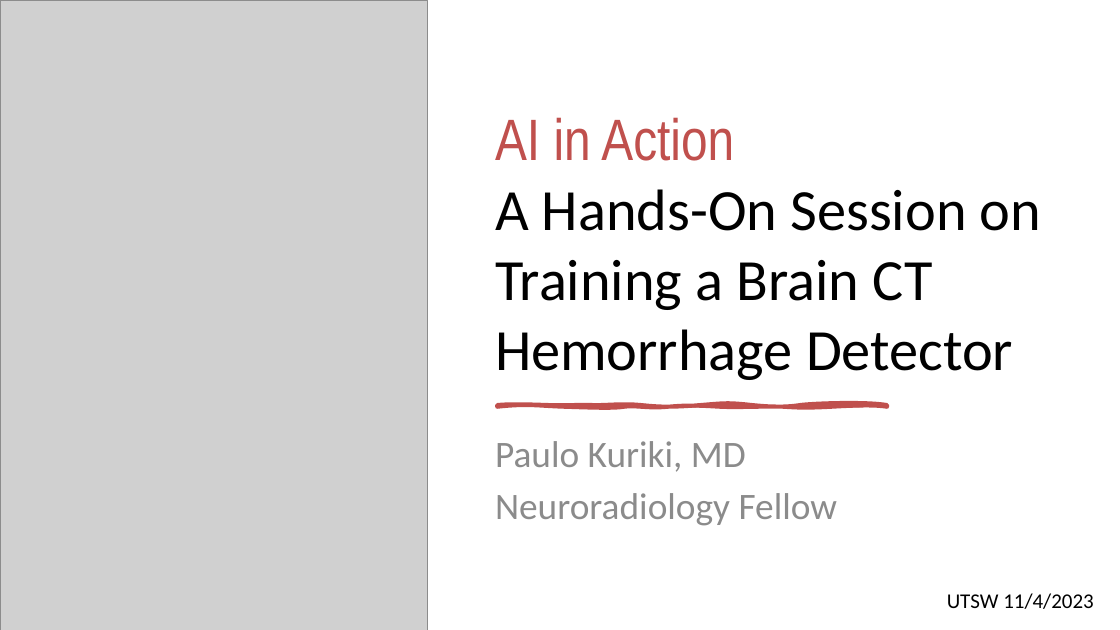
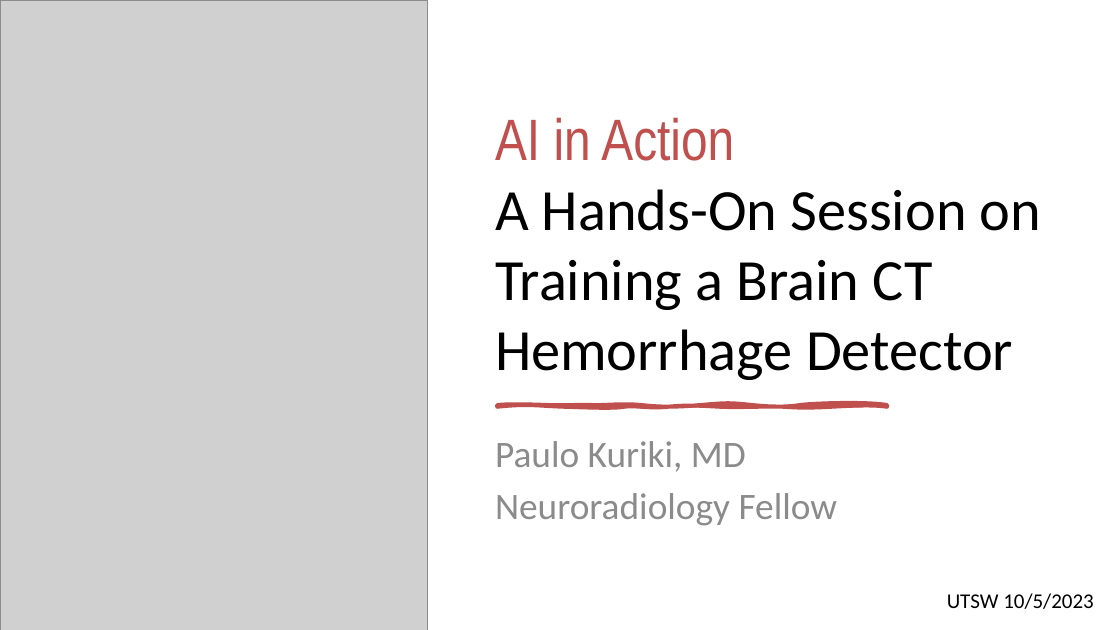
Before and after one commit to paulokuriki/utsw-brain-hemorrhage-lecture, a slide deck: slide 1 of AI_in_Neuroradiology_Presentation.pptx. Drawn at 1120x630 pixels with LibreOffice and Linux fonts; fonts in the diff are those of the drawing; grey boxes stand for pictures. Boxes give left, top, right and bottom in pixels: in the first picture for what was removed or moved away, otherwise in the second. Text is boxed around its words. In the diff, an @@ line names an element or a change of style, - is before the commit and + after.

```diff
--- a/AI_in_Neuroradiology_Presentation.pptx
+++ b/AI_in_Neuroradiology_Presentation.pptx
@@ text at <box>947,593,1094,609</box>: text changed @@
-UTSW 11/4/2023
+UTSW 10/5/2023
```
Also in this commit, not shown: 2 other slides changed.
